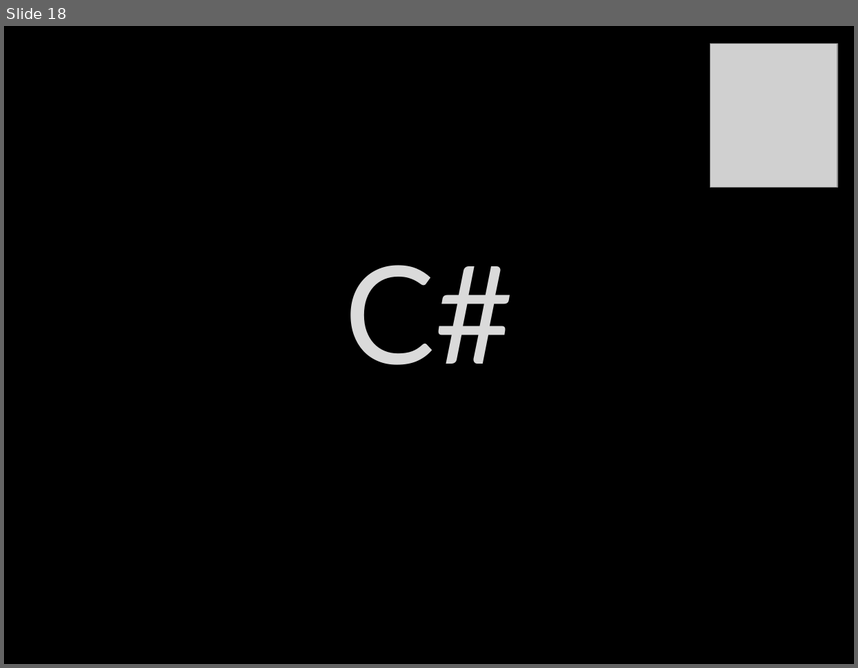
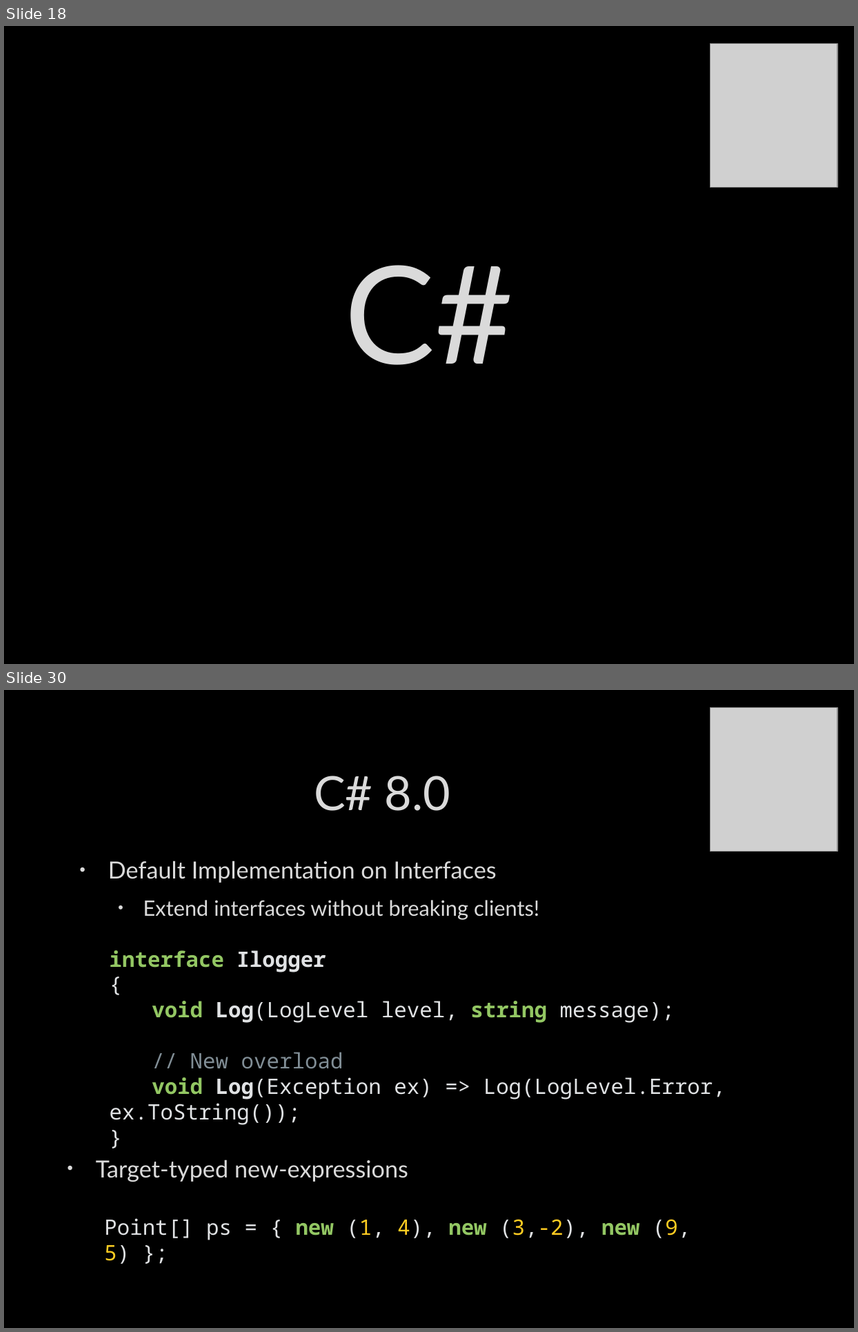
Before and after one commit to itenium-be/CSharp-JavaScript-New-Features, a slide deck: Slides.pptx. Shown one above the other, each under a label of ours: slide 18 before the commit, slides 18 and 30 after it; the slides between them are not shown. The pictures are 858x668 and 858x1332 pixels, drawn with LibreOffice and Linux fonts; fonts in the diff are those of the drawing; grey boxes stand for pictures; background and template pictures are left out. Boxes give left, top, right and bottom in pixels: in the first picture for what was removed or moved away, otherwise in the second. Text is boxed around its words. In the diff, an @@ line names an element or a change of style, - is before the commit and + after.

```diff
--- a/Slides.pptx
+++ b/Slides.pptx
@@ slide 30 added at (4,690,854,1328), background picture (left out) @@
@@ picture added at (711,708,838,851) @@
@@ title added at (314,776,450,811), 40 pt, text #DADADA @@
+C# 8.0
@@ text added at (108,860,539,920), 18 pt, text #DADADA @@
+• Default Implementation on Interfaces
+  • Extend interfaces without breaking clients!
@@ text added at (110,950,726,1125), 18 pt, text #E0E2E4 @@
+interface Ilogger
+{
+void Log(LogLevel level, string message);
+// New overload
+void Log(Exception ex) => Log(LogLevel.Error, ex.ToString());
+}
@@ text added at (96,1159,408,1181), 20 pt, text #DADADA @@
+• Target-typed new-expressions
@@ text added at (104,1218,691,1240), 18 pt, text #E0E2E4 @@
+Point[] ps = { new (1, 4), new (3,-2), new (9, 5) };
```
Also in this commit, not shown: 2 slides changed, 15 other slides added, 2 slides removed, 4 other files.
